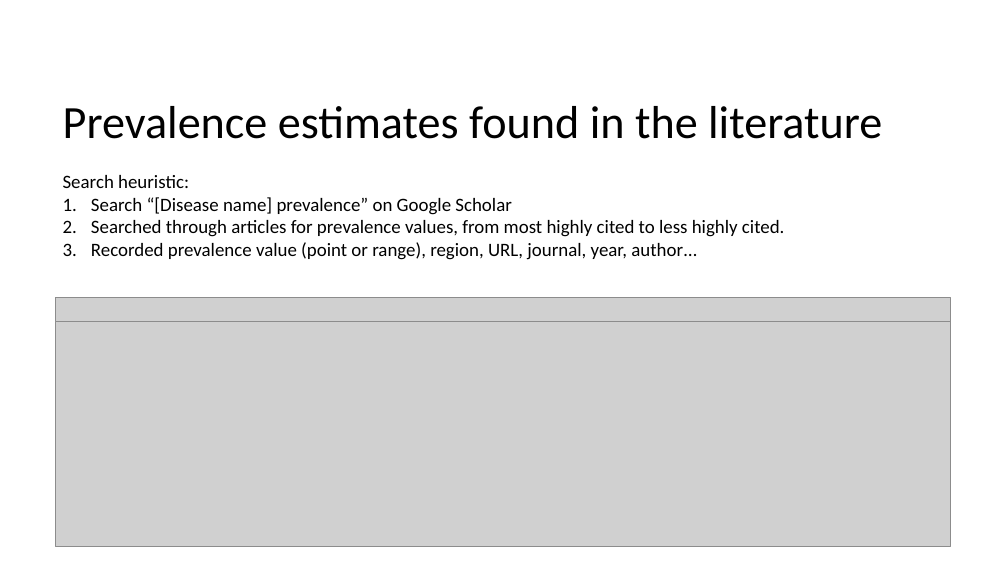
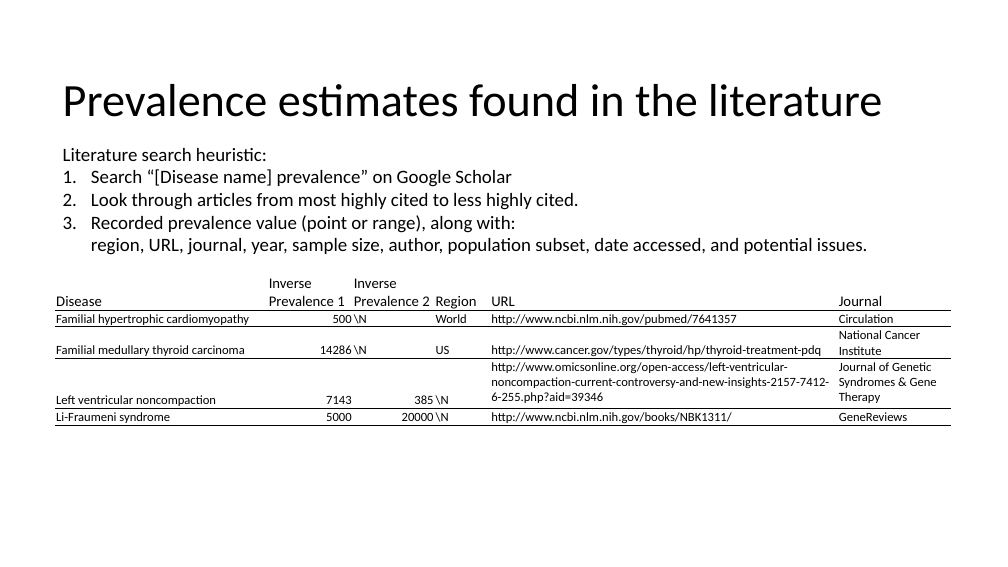
Before and after one commit to dfan/HST-2016, a slide deck: slide 18 of week_7/For_Zak_7_28.pptx (slide 17 before the commit). Drawn at 1008x567 pixels with LibreOffice and Linux fonts; fonts in the diff are those of the drawing; grey boxes stand for pictures. Boxes give left, top, right and bottom in pixels: in the first picture for what was removed or moved away, otherwise in the second. Text is boxed around its words. In the diff, an @@ line names an element or a change of style, - is before the commit and + after.

```diff
--- a/week_7/For_Zak_7_28.pptx
+++ b/week_7/For_Zak_7_28.pptx
@@ title "Prevalence estimates found in the ...": place and size @@
-title "Prevalence estimates found in the ..." at [63, 106, 882, 139]
+title "Prevalence estimates found in the ..." at [63, 84, 882, 117]
@@ text "Literature search heuristic:": place and size @@
-text "Literature search heuristic:" at [63, 175, 784, 260]
+text "Literature search heuristic:" at [63, 148, 868, 255]
@@ text at [63, 148, 267, 161]: text changed @@
-Search heuristic:
+Literature search heuristic:
@@ text at [91, 193, 868, 255]: text changed @@
-2. Searched through articles for prevalence values, from most highly cited to less highly cited.
-3. Recorded prevalence value (point or range), region, URL, journal, year, author…
+2. Look through articles from most highly cited to less highly cited.
+3. Recorded prevalence value (point or range), along with:
+   region, URL, journal, year, sample size, author, population subset, date accessed, and potential issues.
@@ picture removed at [55, 297, 951, 321] @@
@@ table added at [55, 274, 951, 427], 5 rows, 6 columns @@
+Disease | Inverse / Prevalence 1 | Inverse Prevalence 2 | Region | URL | Journal
+Familial hypertrophic cardiomyopathy | 500 | \N | World | http://www.ncbi.nlm.nih.gov/pubmed/7641357 | Circulation
+Familial medullary thyroid carcinoma | 14286 | \N | US | http://www.cancer.gov/types/thyroid/hp/thyroid-treatment-pdq | National Cancer Institute
+Left ventricular noncompaction | 7143 | 385 | \N | http://www.omicsonline.org/open-access/left-ventricular-noncompaction-current-controversy-and-new-insights-2157-7412-6-255.php?aid=39346 | Journal of Genetic Syndromes & Gene Therapy
+Li-Fraumeni syndrome | 5000 | 20000 | \N | http://www.ncbi.nlm.nih.gov/books/NBK1311/ | GeneReviews
@@ picture removed at [55, 319, 951, 547] @@
```
Also in this commit, not shown: 12 other slides changed, 9 slides added, 3 slides removed, 6 other files.
